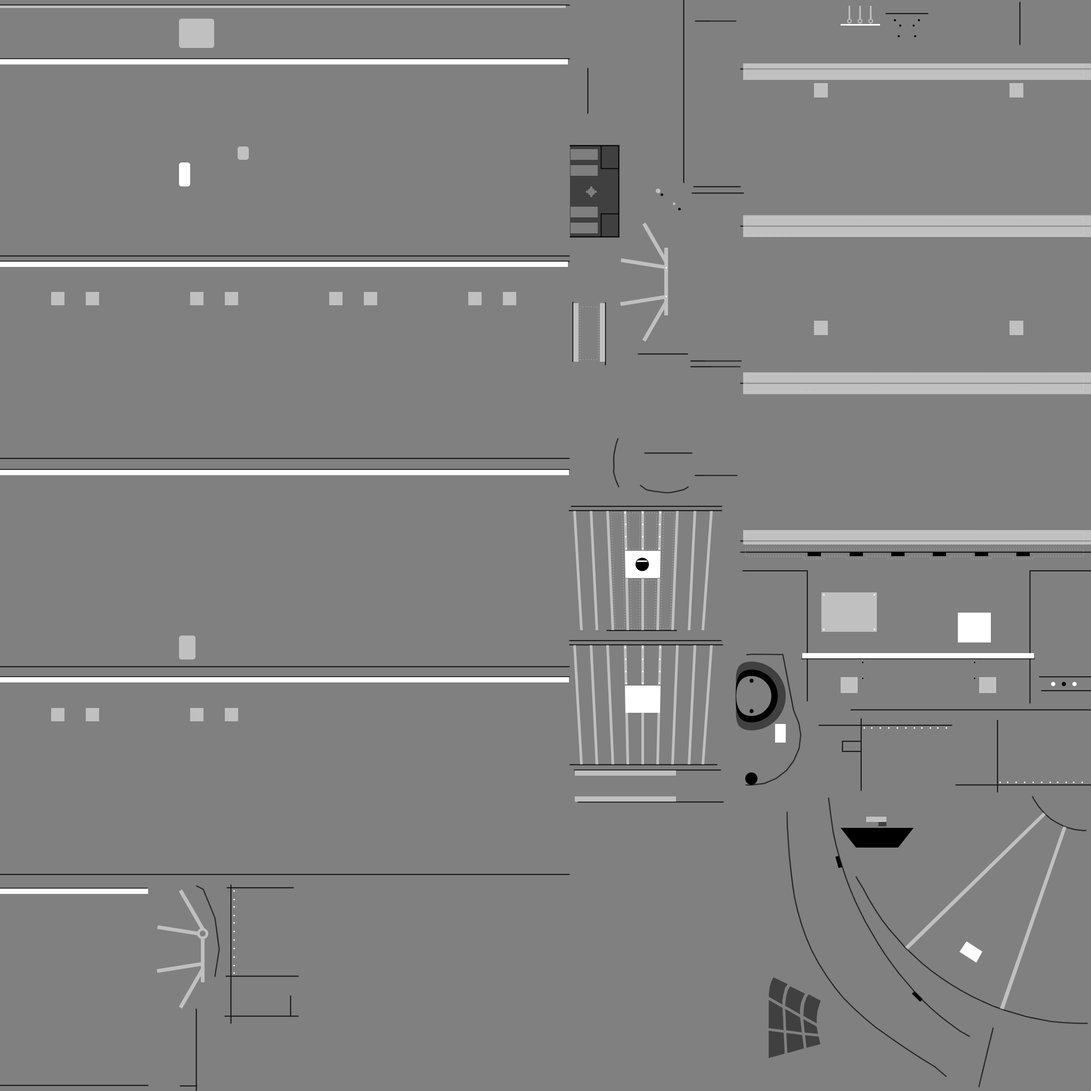
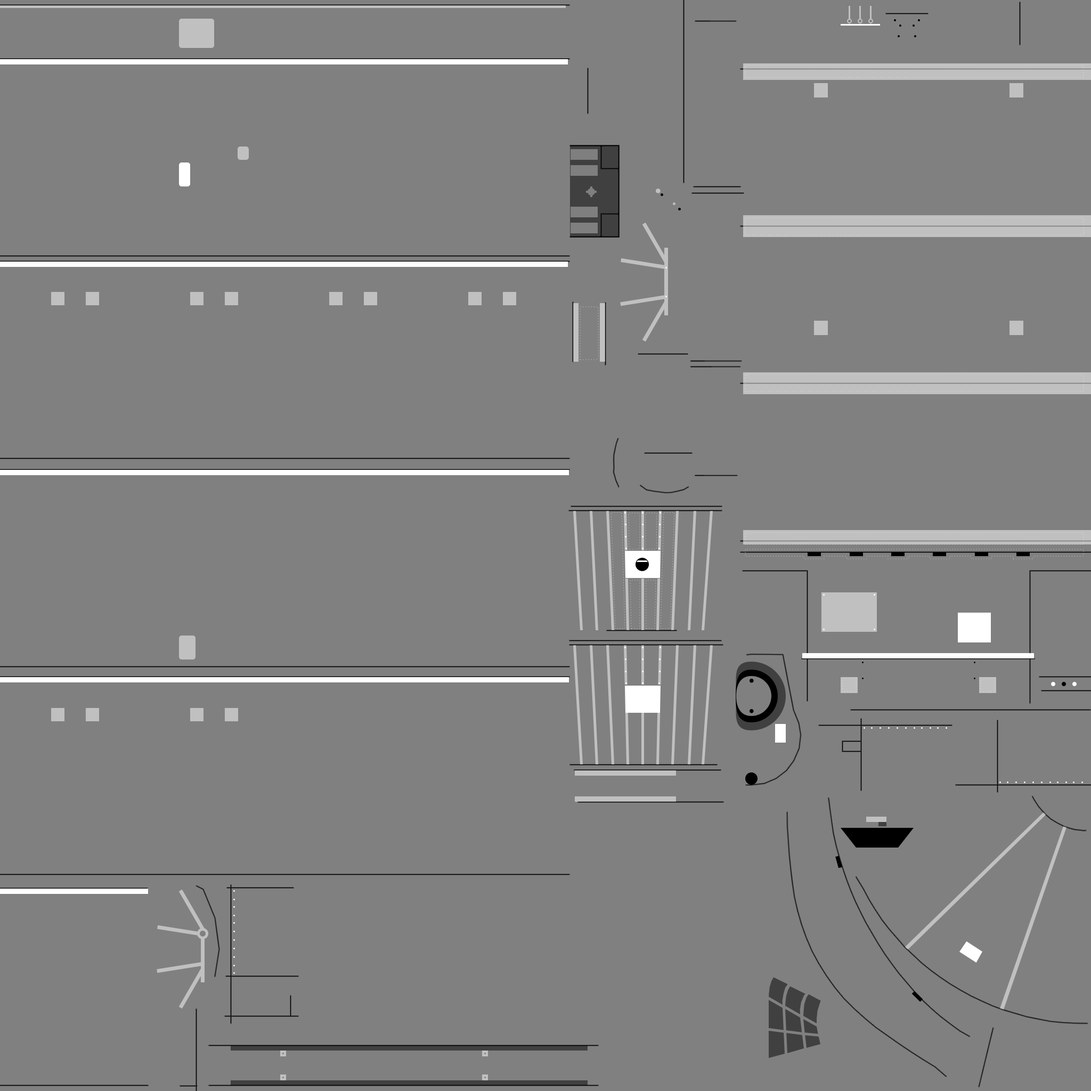
Layers edited between the first and the second w=1091, h=1091 image:
painted on "up" over 280, 1050, 489, 1081
painted on "down" over 230, 1045, 588, 1087
painted on "b" over 208, 1045, 599, 1087
